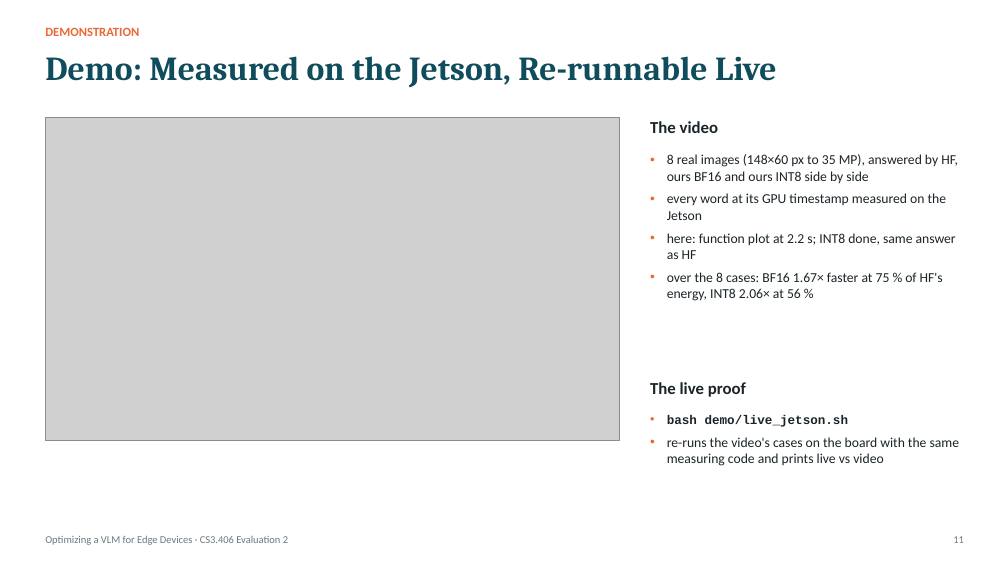
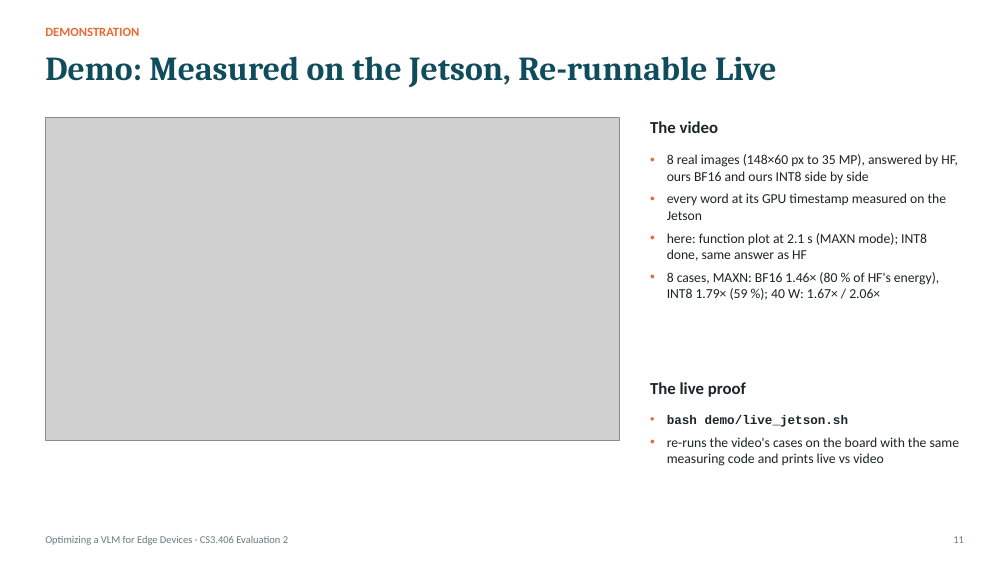
Before and after one commit to jainilbavishi24/LFM2.5-VL-Optimization, a slide deck: slide 11 of presentations/eval2/PAA_Eval2_Working_Prototype.pptx. Drawn at 1008x567 pixels with LibreOffice and Linux fonts; fonts in the diff are those of the drawing; grey boxes stand for pictures. Boxes give left, top, right and bottom in pixels: in the first picture for what was removed or moved away, otherwise in the second. Text is boxed around its words. In the diff, an @@ line names an element or a change of style, - is before the commit and + after.

Commit message:
deck: both jetson power modes, maxn demo frame, pdf

```diff
--- a/presentations/eval2/PAA_Eval2_Working_Prototype.pptx
+++ b/presentations/eval2/PAA_Eval2_Working_Prototype.pptx
@@ text at [667,233,939,300]: text changed @@
-• here: function plot at 2.2 s; INT8 done, same answer as HF
-• over the 8 cases: BF16 1.67× faster at 75 % of HF's energy, INT8 2.06× at 56 %
+• here: function plot at 2.1 s (MAXN mode); INT8 done, same answer as HF
+• 8 cases, MAXN: BF16 1.46× (80 % of HF's energy), INT8 1.79× (59 %); 40 W: 1.67× / 2.06×
```
Also in this commit, not shown: 2 other slides changed, 3 other files.
